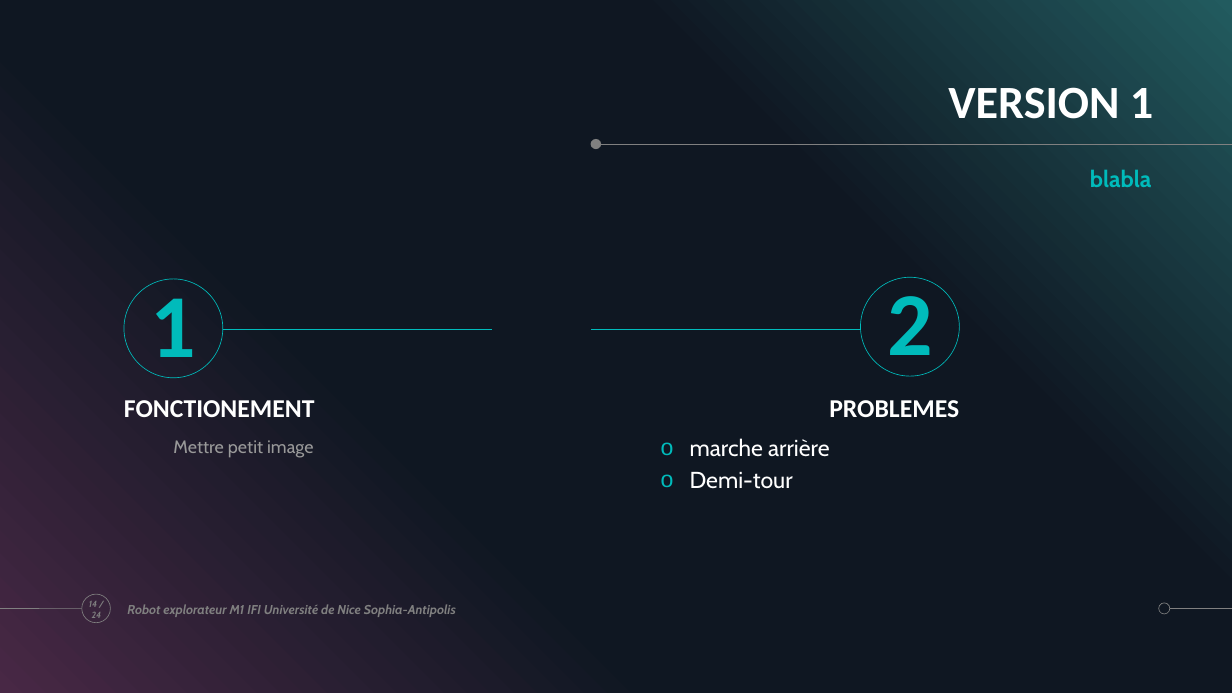
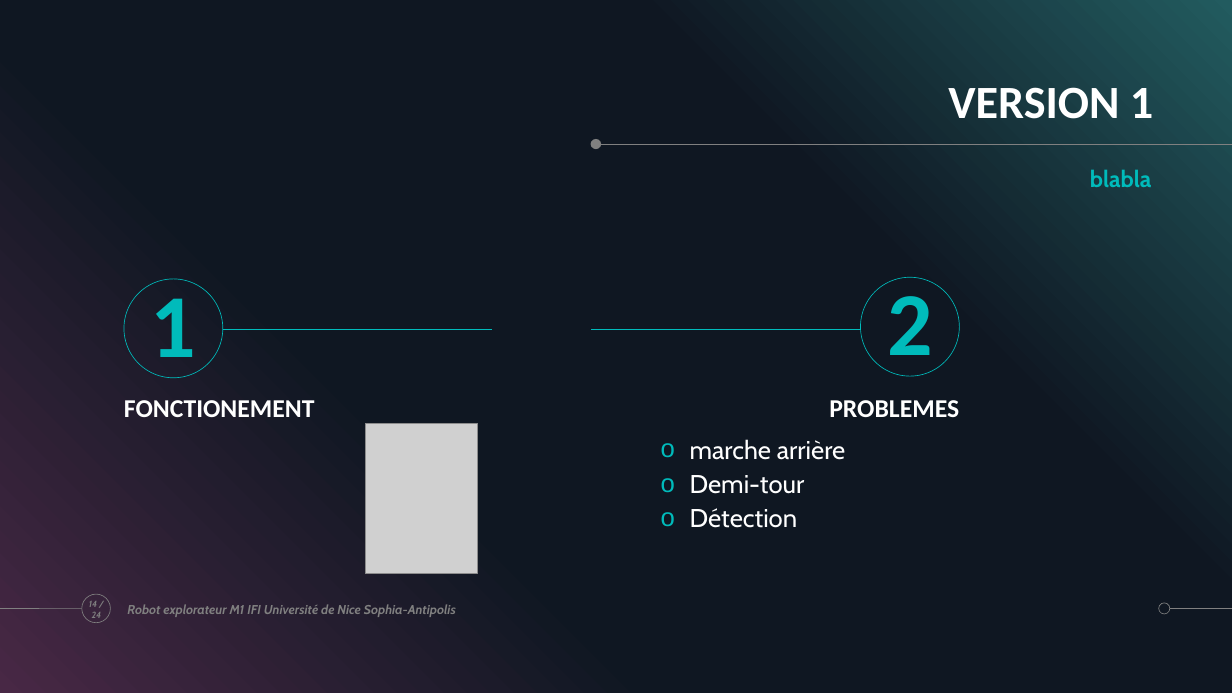
Before and after one commit to ChloeMaccarinelli/TER_M1_S2, a slide deck: slide 14 of doc/Diapo_LOTFI_MACCARINELLI_MARION.pptx. Drawn at 1232x693 pixels with LibreOffice and Linux fonts; fonts in the diff are those of the drawing; grey boxes stand for pictures. Boxes give left, top, right and bottom in pixels: in the first picture for what was removed or moved away, otherwise in the second. Text is boxed around its words. In the diff, an @@ line names an element or a change of style, - is before the commit and + after.

```diff
--- a/doc/Diapo_LOTFI_MACCARINELLI_MARION.pptx
+++ b/doc/Diapo_LOTFI_MACCARINELLI_MARION.pptx
@@ text removed at (x1=173, y1=440, x2=313, y2=458) @@
-Mettre petit image
@@ picture added at (x1=366, y1=423, x2=478, y2=574) @@
@@ text at (x1=690, y1=439, x2=845, y2=494): size 18 to 20 pt in "marche arrière", "Demi-tour" @@
@@ text at (x1=690, y1=508, x2=798, y2=528): paragraph added @@
+  o Détection
```
Also in this commit, not shown: 10 other slides changed, 3 other files.
